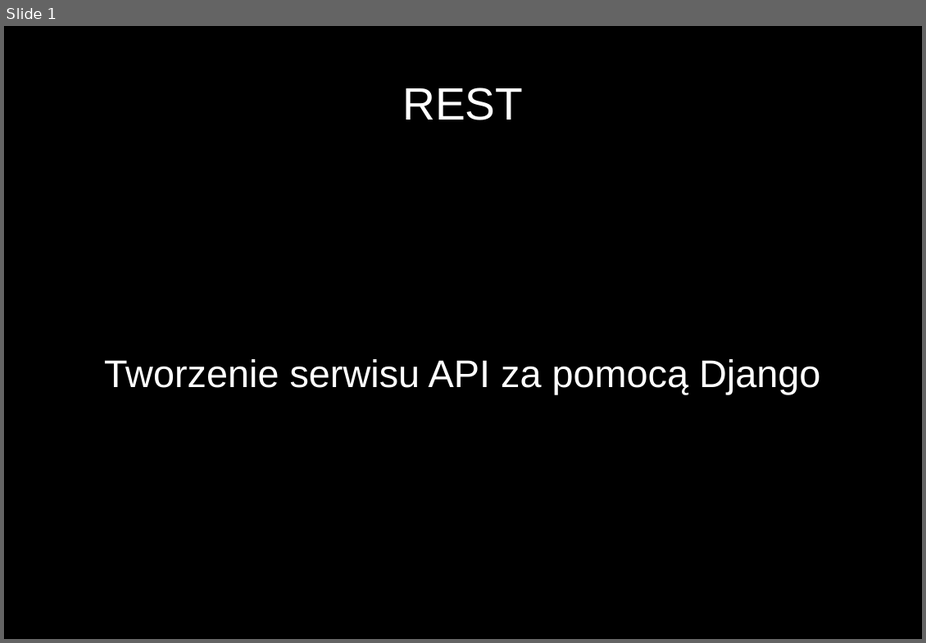
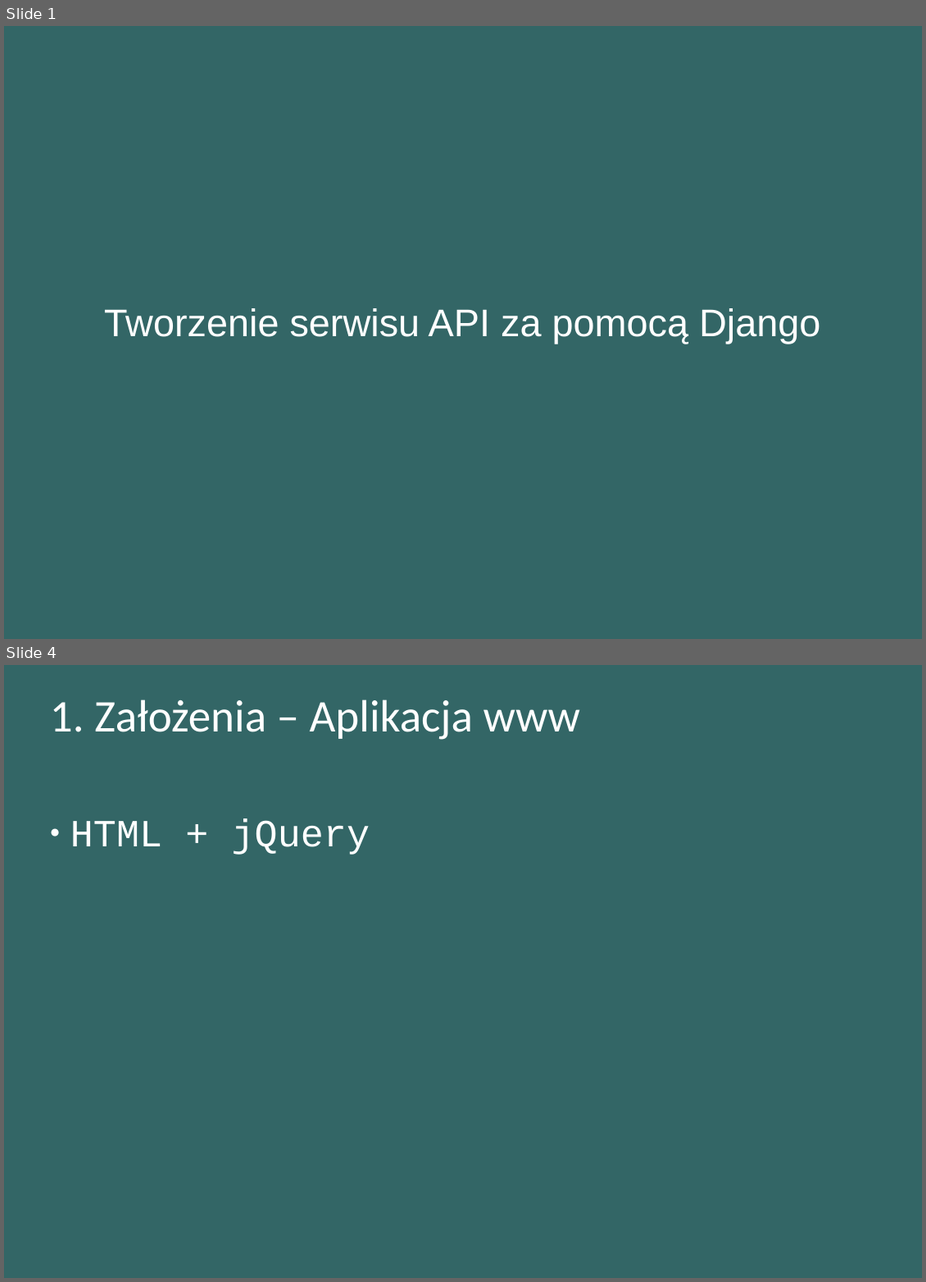
Before and after one commit to matulik/reinyzagam, a slide deck: Docs/presentation.odp. Shown one above the other, each under a label of ours: slide 1 before the commit, slides 1 and 4 after it; the slides between them are not shown. The pictures are 926x643 and 926x1282 pixels, drawn with LibreOffice and Linux fonts; fonts in the diff are those of the drawing. Boxes give left, top, right and bottom in pixels: in the first picture for what was removed or moved away, otherwise in the second. Text is boxed around its words. In the diff, an @@ line names an element or a change of style, - is before the commit and + after.

Commit message:
Base Django project added

```diff
--- a/Docs/presentation.odp
+++ b/Docs/presentation.odp
@@ slide 4 added at [4, 665, 922, 1278], background #336666 @@
@@ title added at [50, 699, 581, 740], 37.7 pt, text #FFFFFF @@
+1. Założenia – Aplikacja www
@@ subtitle added at [70, 819, 371, 854], 32 pt, text #FFFFFF @@
+● HTML + jQuery
@@ slide 1 changed as well @@
@@ background #000000 to #336666 @@
@@ title removed at [403, 87, 523, 120] @@
-REST
@@ subtitle "Tworzenie serwisu API za pomocą ...": place and size @@
-subtitle "Tworzenie serwisu API za pomocą ..." at [104, 359, 821, 394]
+subtitle "Tworzenie serwisu API za pomocą ..." at [104, 308, 821, 343]
```
Also in this commit, not shown: 5 other slides added, 5 other files.
